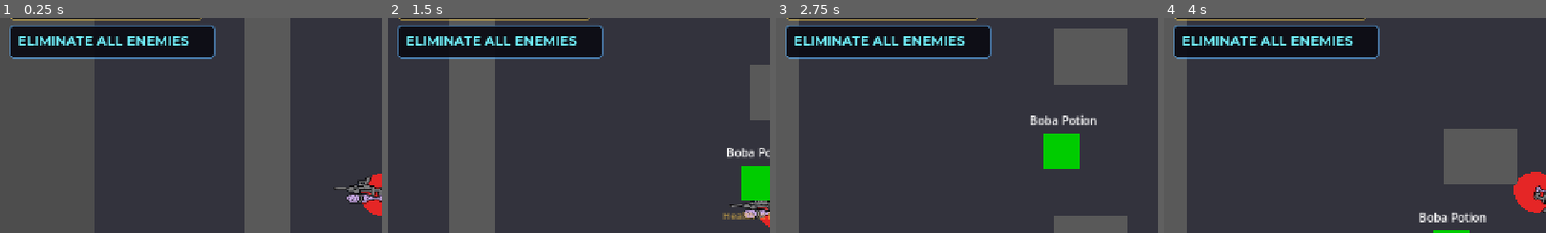
Above: before the commit, frames 1-4 (left to right).
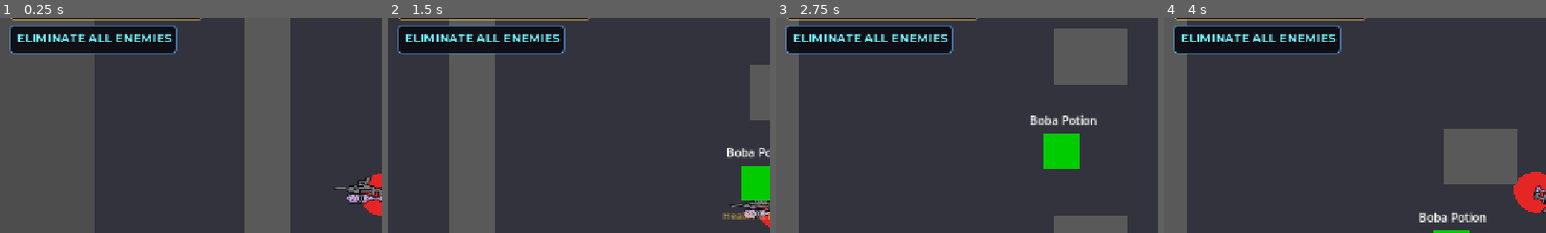
Above: after the commit, the same moments.

Repository: coyote321/BobaGame
Game: Godot game, scene res://Scenes/MissionScene.tscn
Two runs of this game, one before a commit and one after it. Both use one fixed random seed, a clock stepped at 60 frames per second and the inputs below. This scene is started directly instead of the project's main scene. Sound files missing from this copy of the repository are replaced by a short silence.
Inputs (mouse positions are % of the whole screen's width and height, from its top left):
- Up to frame 1 (0.25 s): no input
- Up to frame 2 (1.5 s): tap Enter at 0.5 s; move the mouse to (72, 45) at 0.52 s; hold D (move_right) 0.53-1.28 s; tap G (ability) at 0.6 s; click (72, 45) at 0.67 s; tap E (interact) at 1.25 s; move the mouse to (30, 55) at 1.27 s; hold S (move_down) from 1.28 s (still down); right-click (30, 55) at 1.35 s
- Up to frame 3 (2.75 s): move the mouse to (60, 28) at 2.02 s; release S (move_down) at 2.03 s; press the mouse at (60, 28) at 2.03 s; hold D (move_right) from 2.03 s (still down)
- Up to frame 4 (4 s): move the mouse to (45, 70) at 2.77 s; release D (move_right) at 2.78 s; release the mouse at (45, 70) at 2.78 s; hold W (move_up) 2.78-3.53 s; tap Ctrl (crouch) at 2.85 s; click (45, 70) at 2.92 s; move the mouse to (80, 65) at 3.52 s; hold A (move_left) from 3.53 s (still down); hold E (interact) from 3.53 s (still down)
The pictures show only the part of the screen within x 0-50%, y 9-59%; the shares and areas given below are measured in that part.

The runs differ from the first frame. In frame 1, 4.4% of the frame differs, in the area x 2-57%, y 3-20%; in frame 2, 4.4%; in frame 3, 4.4%; in frame 4, 4.4%.

Commit message:
hud change

Diff:
--- a/Scenes/HUD.tscn
+++ b/Scenes/HUD.tscn
@@ -103,21 +103,21 @@
 [node name="MissionPanel" type="Panel" parent="."]
 offset_left = 16.0
 offset_top = 76.0
-offset_right = 360.0
-offset_bottom = 132.0
+offset_right = 296.0
+offset_bottom = 124.0
 theme_override_styles/panel = SubResource("StyleBoxFlat_panel")
 
 [node name="ObjectiveLabel" type="Label" parent="MissionPanel"]
 layout_mode = 0
-offset_left = 14.0
-offset_top = 12.0
-offset_right = 336.0
-offset_bottom = 42.0
+offset_left = 12.0
+offset_top = 9.0
+offset_right = 272.0
+offset_bottom = 38.0
 theme_override_colors/font_color = Color(0.45, 0.95, 1, 1)
 theme_override_colors/font_outline_color = Color(0, 0, 0, 1)
 theme_override_constants/outline_size = 4
 theme_override_fonts/font = ExtResource("7_font_bold")
-theme_override_font_sizes/font_size = 22
+theme_override_font_sizes/font_size = 20
 text = "ELIMINATE ALL ENEMIES"
 
 [node name="TimerLabel" type="Label" parent="MissionPanel"]
@@ -125,7 +125,7 @@
 layout_mode = 0
 offset_left = 14.0
 offset_top = 44.0
-offset_right = 336.0
+offset_right = 272.0
 offset_bottom = 72.0
 theme_override_colors/font_color = Color(1, 0.85, 0.3, 1)
 theme_override_colors/font_outline_color = Color(0, 0, 0, 1)
@@ -137,9 +137,9 @@
 [node name="ReturnButton" type="Button" parent="MissionPanel"]
 visible = false
 layout_mode = 0
-offset_left = 144.0
+offset_left = 96.0
 offset_top = 44.0
-offset_right = 336.0
+offset_right = 272.0
 offset_bottom = 72.0
 theme_override_colors/font_color = Color(1, 1, 1, 1)
 theme_override_colors/font_hover_color = Color(0.91, 0.76, 0.29, 1)
--- a/Scripts/HUD.gd
+++ b/Scripts/HUD.gd
@@ -4,9 +4,12 @@
 const ACCENT_CYAN := Color(0.45, 0.95, 1.0, 1.0)
 const ACCENT_GREEN := Color(0.45, 0.95, 0.45, 1.0)
 const ACCENT_RED := Color(1.0, 0.45, 0.45, 1.0)
+const MISSION_PANEL_COMPACT_BOTTOM := 124.0
+const MISSION_PANEL_EXPANDED_BOTTOM := 156.0
 
 @onready var health_bar: ProgressBar = $HealthPanel/HealthBar
 @onready var health_text: Label = $HealthPanel/HealthText
+@onready var mission_panel: Panel = $MissionPanel
 @onready var objective_label: Label = $MissionPanel/ObjectiveLabel
 @onready var timer_label: Label = $MissionPanel/TimerLabel
 @onready var return_button: Button = $MissionPanel/ReturnButton
@@ -77,6 +80,10 @@
 			return "SURVIVE ALL WAVES"
 	return "ELIMINATE ALL ENEMIES"
 
+func _set_mission_panel_expanded(expanded: bool) -> void:
+	if mission_panel:
+		mission_panel.offset_bottom = MISSION_PANEL_EXPANDED_BOTTOM if expanded else MISSION_PANEL_COMPACT_BOTTOM
+
 func update_health(current_hp: int, max_hp: int):
 	if not health_bar or not health_text:
 		return
@@ -124,13 +131,18 @@
 func update_objective(text: String):
 	if objective_label:
 		objective_label.text = text
+	if timer_label and return_button:
+		_set_mission_panel_expanded(timer_label.visible or return_button.visible)
 
 func update_timer(seconds_remaining: float):
 	if not timer_label:
 		return
 	if seconds_remaining < 0:
 		timer_label.visible = false
-		return
+		if return_button == null or not return_button.visible:
+			_set_mission_panel_expanded(false)
+		return
+	_set_mission_panel_expanded(true)
 	timer_label.visible = true
 	var secs := int(ceil(seconds_remaining))
 	timer_label.text = "TIME  %02d:%02d" % [secs / 60, secs % 60]
@@ -155,6 +167,7 @@
 	_show_mission_end_state("MISSION FAILED — " + reason, ACCENT_RED)
 
 func _show_mission_end_state(text: String, color: Color):
+	_set_mission_panel_expanded(true)
 	if objective_label:
 		objective_label.text = text
 		objective_label.add_theme_color_override("font_color", color)
